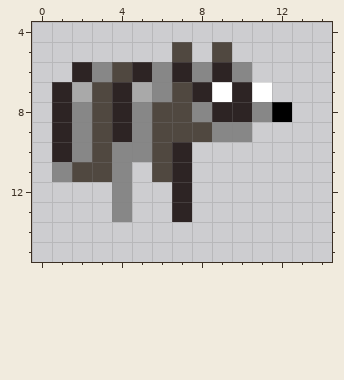
Pixel-art sprite: files/gfx/power_icons/waypoints/supi.png. The picture above was drawn from the file before the commit.
The file is 16x16 pixels. Shown: x 0..14, y 4..15.
And afterwards:
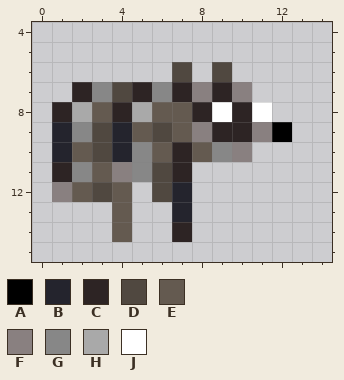
Palette (. is transparent): A #000000  B #24242d  C #2d2424  D #504840  E #645a50  F #898080  G #878787  H #a9a9a9  J #ffffff
Difference:
Changed rows in their new state; - is an unchanged pixel.
first column x 1:
 5 ------.-.---
 6 -.....D.D.--
 7 .CGDC-CFCF.-
 8 -HE-HEECJ-J.
 9 B--BE-EFCCFA
10 BE-B-E-EGF--
11 CGEFG-------
12 FEDE-DB-----
13 ---E--B-----
14 ---E--C-----
Pixel boxes of the changes (left, top, right, bottom) in both pictures:
changed: (52, 42, 292, 242)
